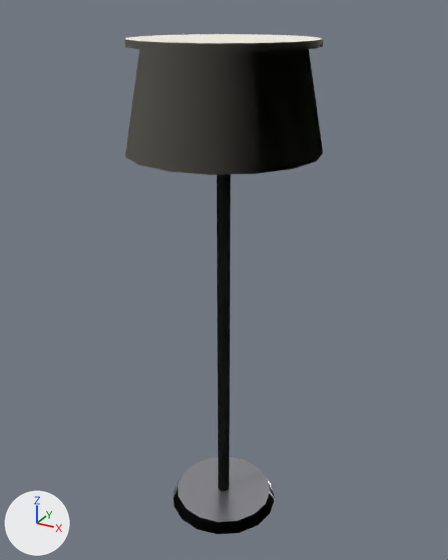
Two versions of the glTF model public/models/furniture/floor_lamp.glb, one commit apart.
Rendered twice from a 50 mm camera at (0.914, -1.659, 1.75) aimed at (-0.011, 0.023, 0.909). The lights are fixed; the arrows at lower left show +X, +Y and +Z. The first picture is the older version. Vertices at exactly the same position are counted once.

Names of what the first picture shows: 'part_0', 'part_1', 'part_2', 'part_3'.
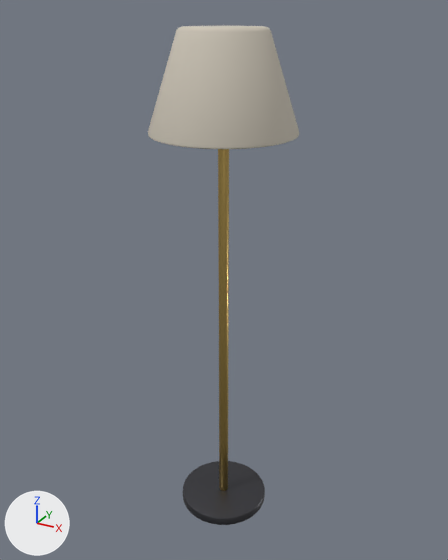
The change in detail:
Material 'fr_brass' (mat_fr_brass) is new.
Its base color is (0.6, 0.42, 0.13) (yellow #cbad65).
Its metallic is 1.0.
Its roughness is 0.32.
Material 'fr_linen' (mat_fr_linen) is new.
Its base color is (0.62, 0.57, 0.48) (pale yellow #cec7b8).
Its roughness is 0.9.
Material 'fr_steel' (mat_fr_steel) is new.
Its base color is (0.08, 0.08, 0.09) (dark grey #505055).
Its metallic is 0.85.
Its roughness is 0.38.
me_mesh_1 is used by ob_part_1; location (0.0, 0.0, 0.0).
me_mesh_1 had 24 vertices, 40 faces and spanned x -0.022..0.022, y -0.021..0.021, z 0.025..1.375.
me_mesh_1 no longer uses material mat_mat_0 (grey #b3b3b8).
me_mesh_1 now has 120 vertices, 236 faces and spans x -0.017..0.017, y -0.017..0.017, z -0.71..0.71.
me_mesh_1 part 1: the whole mesh is rebuilt.
Part 2, on me_mesh_1:
100 vertices are added at x -0.017..0.017, y -0.017..0.017, z -0.71..0.71.
20 new vertices lie (0.0, 0.0, 1.408) away from vertices in x -0.017..0.017, y -0.017..0.017, z -0.704.
236 new faces join them.
me_mesh_1 gains material mat_fr_brass (yellow #cbad65).
Mesh me_cone is new.
It has 192 vertices, 380 faces and spans x -0.227..0.227, y -0.227..0.227, z -0.15..0.15.
It uses material mat_fr_linen (pale yellow #cec7b8).
Mesh me_cylinder is new.
It has 192 vertices, 380 faces and spans x -0.16..0.16, y -0.16..0.16, z -0.018..0.018.
It uses material mat_fr_steel (dark grey #505055).
Object 'part_0' (ob_part_0) is deleted.
Object 'part_1' (ob_part_1) moves from (0.0, 0.0, 0.0) to (0.0, 0.0, 0.72).
Object 'part_2' (ob_part_2) is deleted.
Object 'part_3' (ob_part_3) is deleted.
Object 'shade' (ob_shade) is new; it shows me_cone.
Its location is (0.0, 0.0, 1.55).
Object 'base' (ob_base) is new; it shows me_cylinder.
Its location is (0.0, 0.0, 0.02).

What differs and where, as boxes [x1, y1, x2, y2] in the pictures (448 x 560 px):
'part_2', deleted
    before: [125, 49, 323, 175]
'shade', added (pale yellow)
    after: [148, 26, 299, 149]
'part_0', deleted
    before: [173, 457, 275, 534]
'part_1', reshaped, moved, recoloured (20% narrower, 8% taller)
    before: [217, 174, 231, 491]
    after: [218, 149, 229, 491]
'base', added
    after: [183, 461, 265, 525]
'part_3', deleted
    before: [125, 34, 323, 52]
part 1 of me_mesh_1, deleted
    before: [217, 174, 231, 491]
part 2 of me_mesh_1, added
    after: [218, 149, 229, 491]
